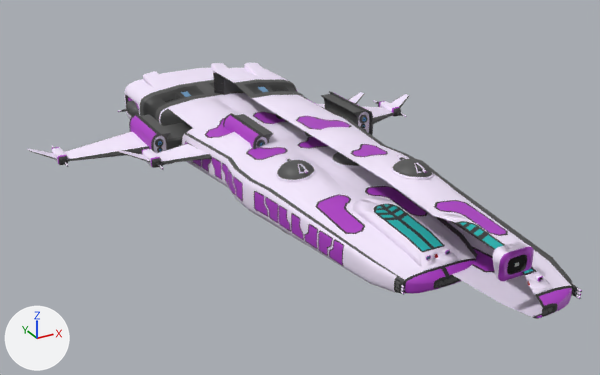
The glTF model src/assets/models/Chung-Freese1.glb as it was, and as the next commit left it.
Rendered twice from a 50 mm lens placed at (-311.0, -588.0, 272.0), pointed at (-8.0, -38.0, -4.0). The lights are fixed; the arrows at lower left show +X, +Y and +Z. Where no turn or scale is listed for an object, it has been applied to the vertices.
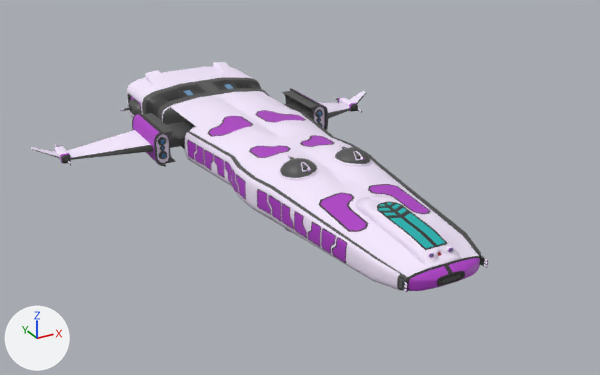
Changed parts and their boxes [x1, y1, x2, y2] in the pictures (600 x 375 px):
'_C-Group#1 (Loose Mesh).001', moved: before [124, 71, 448, 294]; after [127, 69, 452, 291]
'Group#1', deleted: before [213, 63, 572, 319]
'_C-Group#1 (Loose Mesh)', moved: before [182, 63, 478, 287]; after [185, 62, 481, 284]
'_C-Group#2 (Loose Mesh).001', moved: before [27, 114, 193, 168]; after [30, 112, 196, 167]
'Group#2', deleted: before [118, 113, 289, 164]
'Group#2.002', deleted: before [279, 91, 409, 135]
'_C-Group#2 (Loose Mesh)', moved: before [307, 92, 364, 109]; after [282, 88, 366, 131]
'C-SimpleDome02.002', moved: before [277, 160, 316, 182]; after [279, 158, 319, 180]
'SimpleDome02', deleted: before [391, 158, 433, 180]
'C-SimpleDome02', moved: before [331, 152, 364, 168]; after [334, 147, 371, 166]
'G-.013', deleted: before [493, 242, 527, 276]
'G-.014', deleted: before [493, 253, 528, 277]
'_C-Group#6 (Loose Mesh).001', moved: before [52, 147, 68, 165]; after [54, 146, 71, 164]
'Group#6.002', deleted: before [142, 149, 161, 168]
'G-.006', deleted: before [501, 241, 534, 275]
'Group#6.004', deleted: before [378, 101, 401, 116]
'G-.002', deleted: before [493, 254, 528, 281]
'G-.003', deleted: before [504, 254, 529, 280]
'G-.001', deleted: before [506, 253, 533, 278]
'Group#30.011', deleted: before [359, 115, 367, 123]
'Group#30.005', deleted: before [256, 140, 265, 147]
'G-', deleted: before [535, 274, 543, 281]
'Group#4', deleted: before [416, 165, 427, 173]
'Group#4.002', deleted: before [571, 284, 582, 292]
'Group#4.004', deleted: before [572, 288, 581, 296]
'Group#4.003', deleted: before [572, 292, 581, 299]
'G-.010', deleted: before [500, 242, 526, 275]
'G-.008', deleted: before [500, 241, 530, 275]
'Group#8.004', deleted: before [397, 112, 406, 117]
'Group#30.010', deleted: before [360, 123, 365, 129]
'G-.011', deleted: before [501, 243, 528, 274]
'G-.005', deleted: before [506, 253, 530, 277]
'G-.007', deleted: before [506, 252, 534, 276]
'G-.012', deleted: before [504, 253, 529, 276]
'Group#4.001', deleted: before [398, 156, 405, 160]
'G-.015', deleted: before [505, 254, 529, 273]
'G-.009', deleted: before [506, 259, 530, 276]

What changed in the scene script:
```text
Remove ob_group_2:
    ob_group_2 = bpy.data.objects.new('Group#2', me_group_2)
Remove ob_group_30_005:
    ob_group_30_005 = bpy.data.objects.new('Group#30.005', me_group_30)
Remove ob_group_6_002:
    ob_group_6_002 = bpy.data.objects.new('Group#6.002', me_group_6)
Remove ob_group_1:
    ob_group_1 = bpy.data.objects.new('Group#1', me_group_1)
Remove ob_g:
    ob_g = bpy.data.objects.new('G-', me_g)
Remove ob_g__001:
    ob_g__001 = bpy.data.objects.new('G-.001', me_g)
Remove ob_g__002:
    ob_g__002 = bpy.data.objects.new('G-.002', me_g)
Remove ob_g__003:
    ob_g__003 = bpy.data.objects.new('G-.003', me_g)
Remove ob_g__004:
    ob_g__004 = bpy.data.objects.new('G-.004', me_g)
Remove ob_g__005:
    ob_g__005 = bpy.data.objects.new('G-.005', me_g)
Remove ob_g__006:
    ob_g__006 = bpy.data.objects.new('G-.006', me_g)
Remove ob_g__007:
    ob_g__007 = bpy.data.objects.new('G-.007', me_g)
Remove ob_g__008:
    ob_g__008 = bpy.data.objects.new('G-.008', me_g)
Remove ob_g__009:
    ob_g__009 = bpy.data.objects.new('G-.009', me_g)
Remove ob_g__010:
    ob_g__010 = bpy.data.objects.new('G-.010', me_g)
Remove ob_g__011:
    ob_g__011 = bpy.data.objects.new('G-.011', me_g)
Remove ob_g__012:
    ob_g__012 = bpy.data.objects.new('G-.012', me_g)
Remove ob_g__013:
    ob_g__013 = bpy.data.objects.new('G-.013', me_g)
Remove ob_g__014:
    ob_g__014 = bpy.data.objects.new('G-.014', me_g)
Remove ob_g__015:
    ob_g__015 = bpy.data.objects.new('G-.015', me_g)
Remove ob_group_2_002:
    ob_group_2_002 = bpy.data.objects.new('Group#2.002', me_group_2)
Remove ob_group_30_009:
    ob_group_30_009 = bpy.data.objects.new('Group#30.009', me_group_30)
Remove ob_group_30_010:
    ob_group_30_010 = bpy.data.objects.new('Group#30.010', me_group_30)
Remove ob_group_30_011:
    ob_group_30_011 = bpy.data.objects.new('Group#30.011', me_group_30)
Remove ob_group_6_004:
    ob_group_6_004 = bpy.data.objects.new('Group#6.004', me_group_6)
Remove ob_group_8_004:
    ob_group_8_004 = bpy.data.objects.new('Group#8.004', me_group_8)
Remove ob_group_8_005:
    ob_group_8_005 = bpy.data.objects.new('Group#8.005', me_group_8)
Remove ob_simpledome02:
    ob_simpledome02 = bpy.data.objects.new('SimpleDome02', me_simpledome02)
Remove ob_group_4:
    ob_group_4 = bpy.data.objects.new('Group#4', me_group_4)
Remove ob_group_4_001:
    ob_group_4_001 = bpy.data.objects.new('Group#4.001', me_group_4)
Remove ob_group_4_002:
    ob_group_4_002 = bpy.data.objects.new('Group#4.002', me_group_4)
Remove ob_group_4_003:
    ob_group_4_003 = bpy.data.objects.new('Group#4.003', me_group_4)
Remove ob_group_4_004:
    ob_group_4_004 = bpy.data.objects.new('Group#4.004', me_group_4)
Change ob_c_group_1__loose_mesh:
    ob_c_group_1__loose_mesh.location: (-51.75, 78.42, -90.18) -> (-48.95, 78.85, -89.37)
Change ob_c_group_2__loose_mesh:
    ob_c_group_2__loose_mesh.location: (-51.75, 78.42, -90.18) -> (-48.95, 78.85, -89.37)
Change ob_c_simpledome02:
    ob_c_simpledome02.location: (-15.34, -75.3, -50.33) -> (-12.54, -74.86, -49.52)
Change ob_c_group_1__loose_mesh__001:
    ob_c_group_1__loose_mesh__001.location: (-51.75, 78.42, -90.18) -> (-48.95, 78.85, -89.37)
Change ob_c_group_2__loose_mesh__001:
    ob_c_group_2__loose_mesh__001.location: (-51.75, 78.42, -90.18) -> (-48.95, 78.85, -89.37)
Change ob_c_group_6__loose_mesh__001:
    ob_c_group_6__loose_mesh__001.location: (-51.75, 78.42, -90.18) -> (-48.95, 78.85, -89.37)
Change ob_c_simpledome02_002:
    ob_c_simpledome02_002.location: (-88.17, -75.3, -50.33) -> (-85.36, -74.86, -49.52)
```
